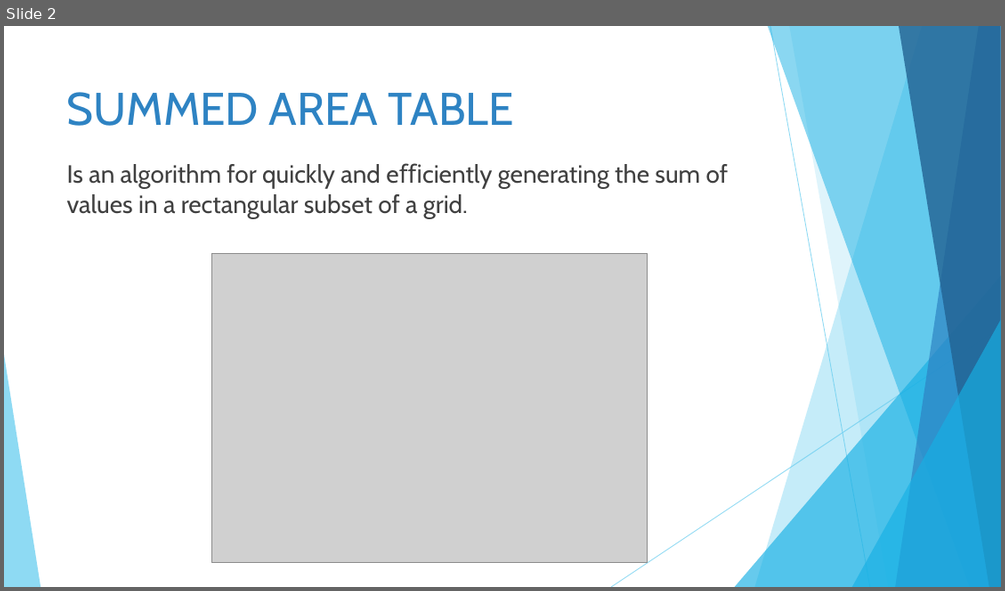
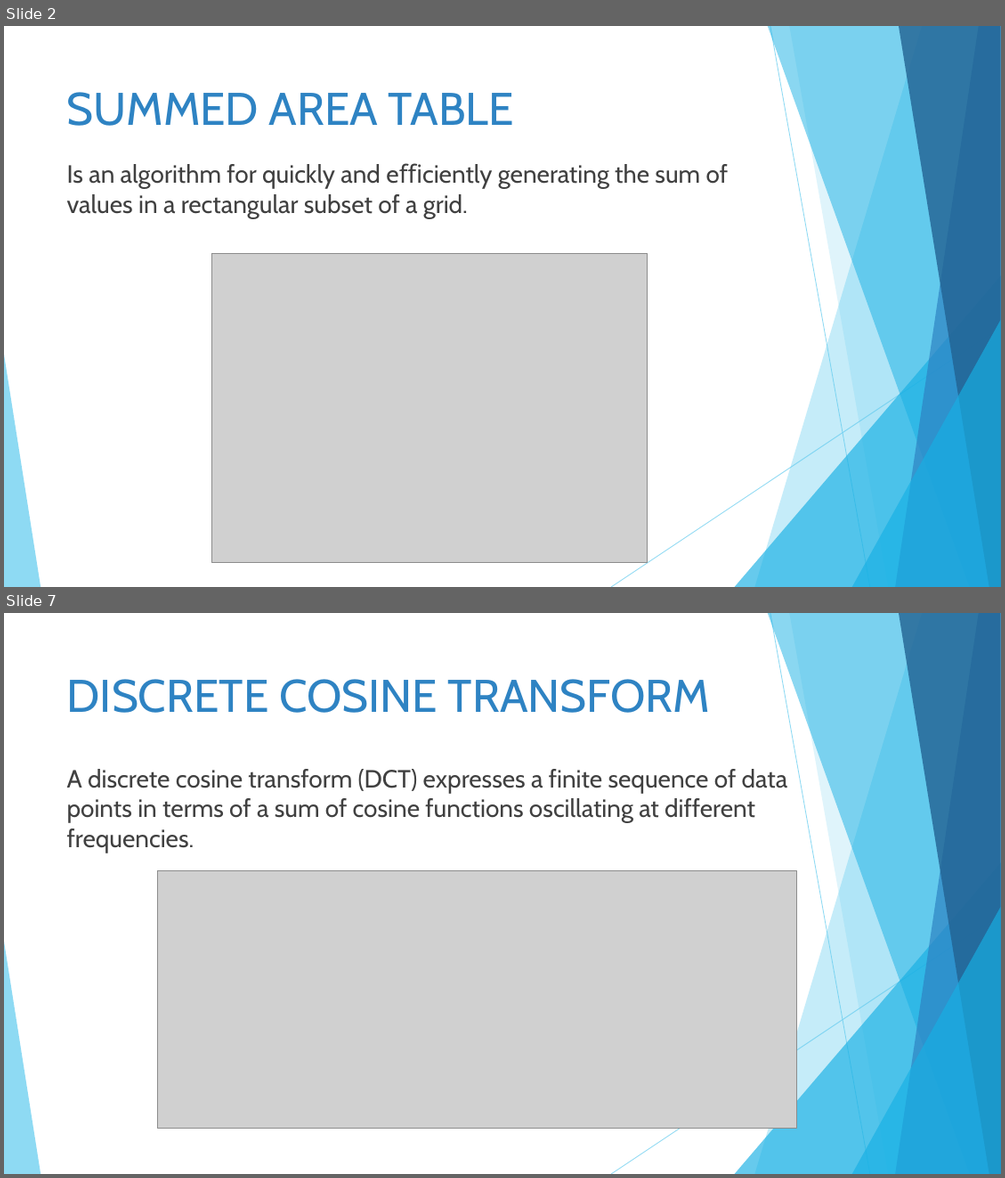
Before and after one commit to GinaJ/Algorithm_Implementations, a slide deck: power_point/Algorithms Parallelization in ASIC Design.pptx. Shown one above the other, each under a label of ours: slide 2 before the commit, slides 2 and 7 after it; the slides between them are not shown. The pictures are 1005x591 and 1005x1178 pixels, drawn with LibreOffice and Linux fonts; fonts in the diff are those of the drawing; grey boxes stand for pictures. Boxes give left, top, right and bottom in pixels: in the first picture for what was removed or moved away, otherwise in the second. Text is boxed around its words. In the diff, an @@ line names an element or a change of style, - is before the commit and + after.

```diff
--- a/power_point/Algorithms Parallelization in ASIC Design.pptx
+++ b/power_point/Algorithms Parallelization in ASIC Design.pptx
@@ slide 7 added at [4,613,1001,1174], background #FFFFFF; not listed: 10 template elements that a slide beside it also shows @@
@@ title added at [67,679,711,713], 44 pt, text #2E83C3 @@
+DISCRETE COSINE TRANSFORM
@@ text added at [67,769,788,852], 24 pt, text #404040 @@
+A discrete cosine transform (DCT) expresses a finite sequence of data points in terms of a sum of cosine functions oscillating at different frequencies.
@@ picture added at [157,870,796,1128] @@
```
Also in this commit, not shown: 5 slides changed, 11 other slides added, 3 slides removed, 14 other files.
